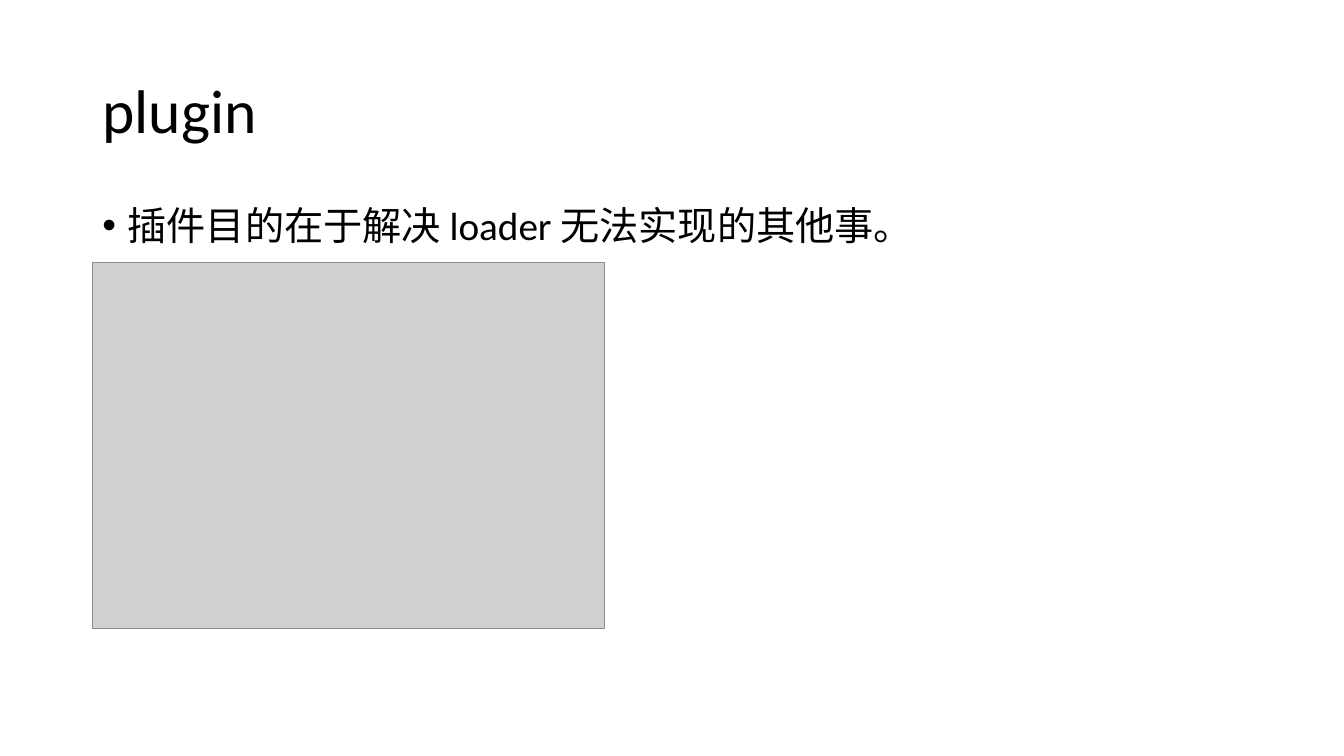
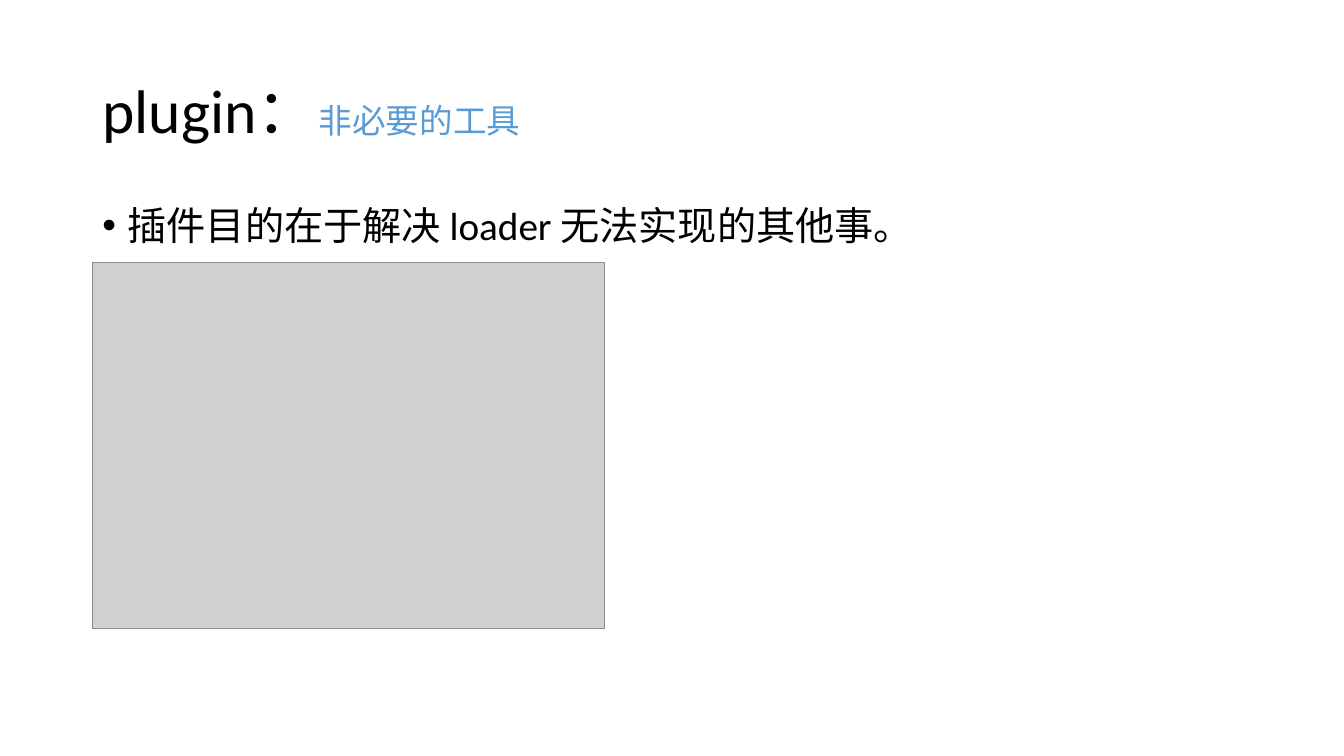
Before and after one commit to Cohen-Wang/workbench, a slide deck: slide 49 of cloud/webpack-ppt/培训 - webpack.pptx (slide 48 before the commit). Drawn at 1344x756 pixels with LibreOffice and Linux fonts; fonts in the diff are those of the drawing; grey boxes stand for pictures. Boxes give left, top, right and bottom in pixels: in the first picture for what was removed or moved away, otherwise in the second. Text is boxed around its words. In the diff, an @@ line names an element or a change of style, - is before the commit and + after.

```diff
--- a/cloud/webpack-ppt/培训 - webpack.pptx
+++ b/cloud/webpack-ppt/培训 - webpack.pptx
@@ title at (x1=102, y1=90, x2=521, y2=144): text changed @@
-plugin
+plugin：非必要的工具
```
Also in this commit, not shown: 13 other slides changed, 9 slides added, 1 slide removed, 2 other files.
